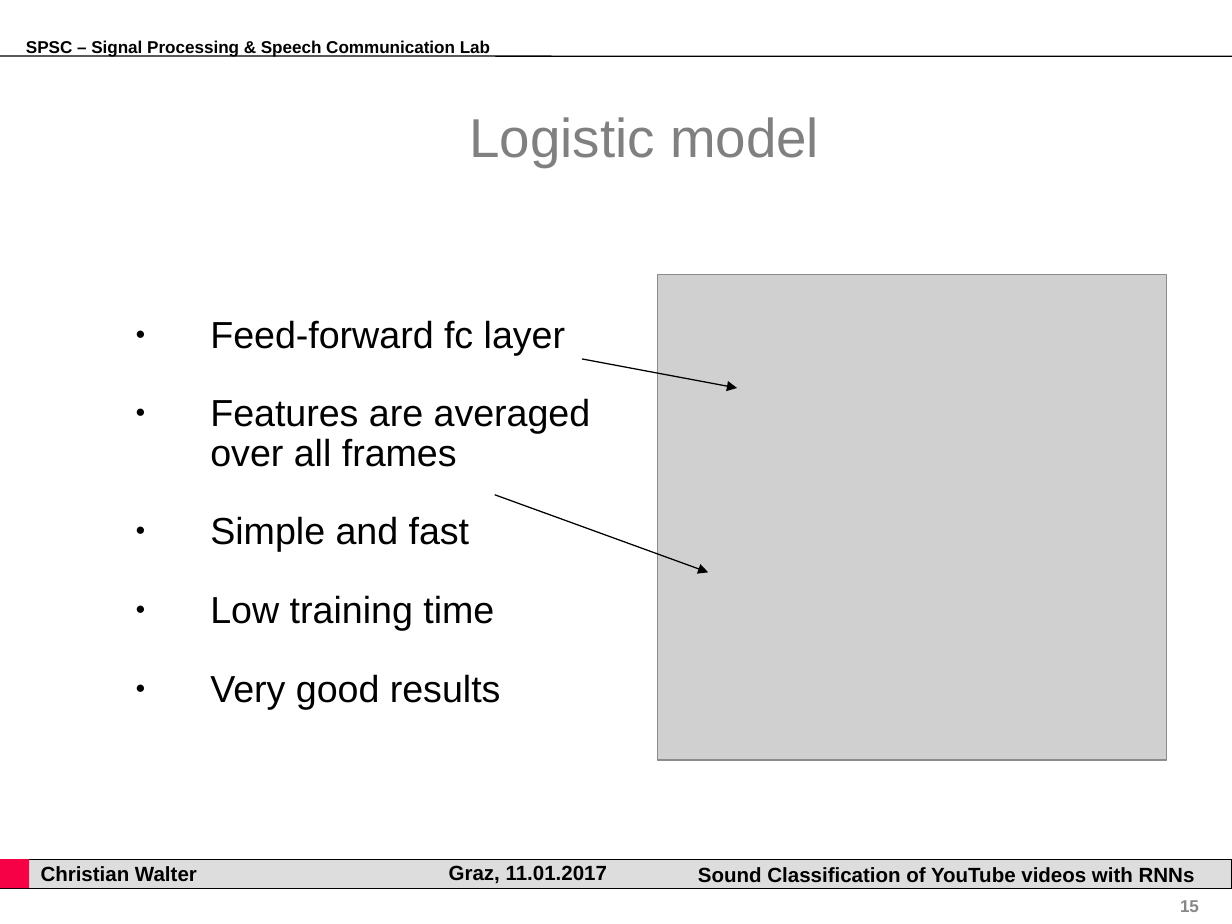
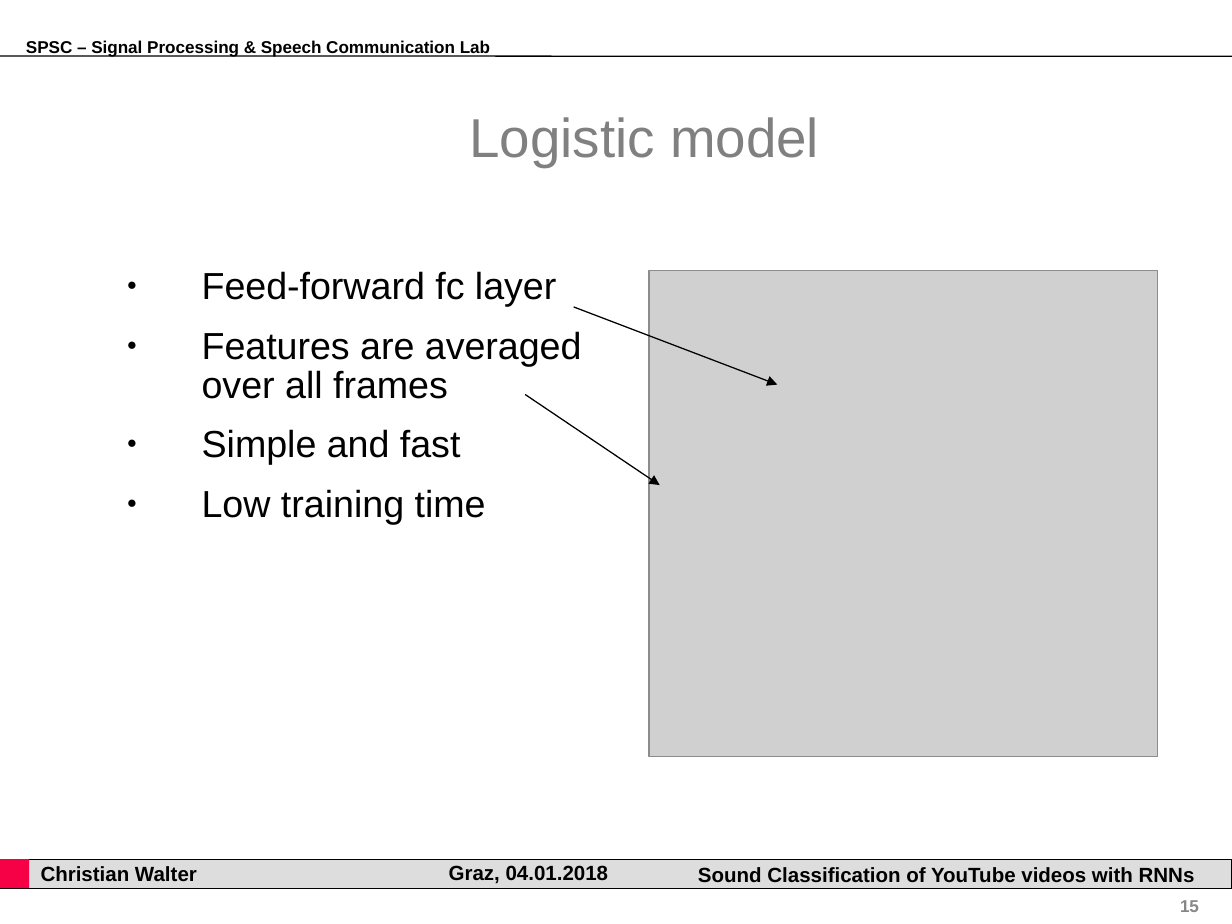
Before and after one commit to gartenschlaefer/present, a slide deck: slide 15 of bachelor_thesis/bachelor_thesis.ppt. Drawn at 1232x924 pixels with LibreOffice and Linux fonts; fonts in the diff are those of the drawing; grey boxes stand for pictures; background and template pictures are left out. Boxes give left, top, right and bottom in pixels: in the first picture for what was removed or moved away, otherwise in the second. Text is boxed around its words. In the diff, an @@ line names an element or a change of style, - is before the commit and + after.

```diff
--- a/bachelor_thesis/bachelor_thesis.ppt
+++ b/bachelor_thesis/bachelor_thesis.ppt
@@ text "Feed-forward fc layer": place and size @@
-text "Feed-forward fc layer" at box(210, 320, 591, 709)
+text "Feed-forward fc layer" at box(202, 271, 582, 524)
@@ text "Feed-forward fc layer" at box(202, 271, 582, 524): less space between paragraphs @@
@@ picture: place and size @@
-picture at box(658, 275, 1167, 760)
+picture at box(649, 271, 1158, 756)
@@ arrow moved from (582, 359) - (737, 388) to (574, 307) - (777, 384) @@
@@ arrow moved from (495, 495) - (708, 573) to (525, 394) - (659, 485) @@
@@ text at box(210, 674, 501, 709): paragraph removed @@
-● Very good results
@@ text at box(449, 865, 609, 883): text changed @@
-Graz, 11.01.2017
+Graz, 04.01.2018
```
Also in this commit, not shown: 21 other slides changed, 4 slides added, 3 slides removed, 10 other files.
